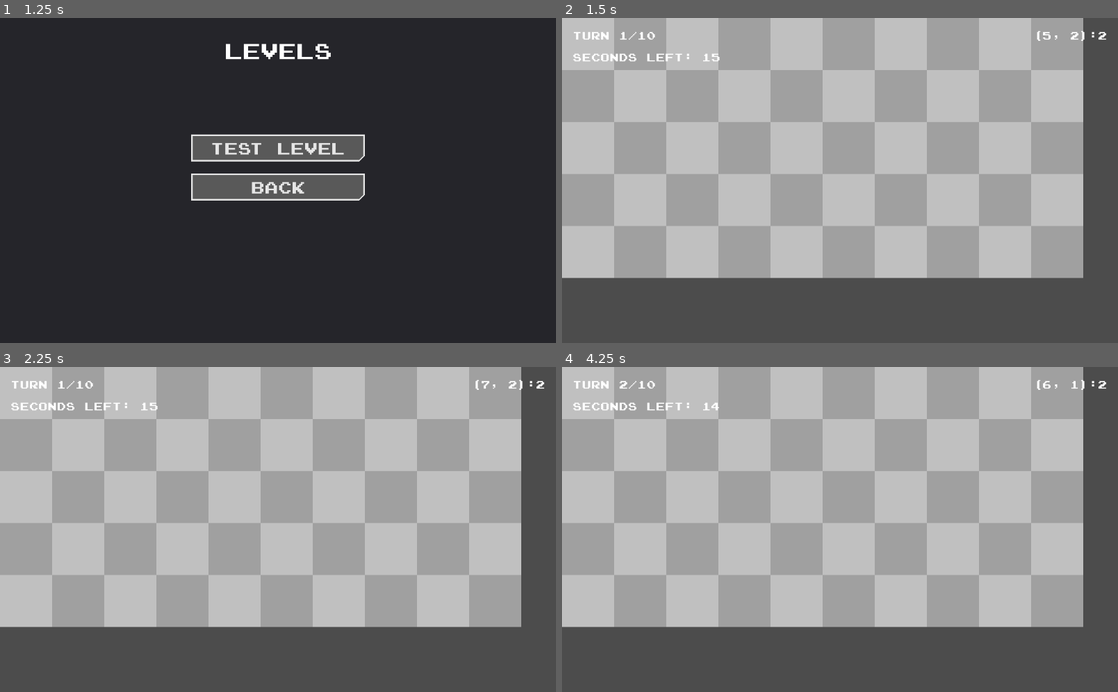
Above: before the commit, frames 1-4 (two rows, left to right).
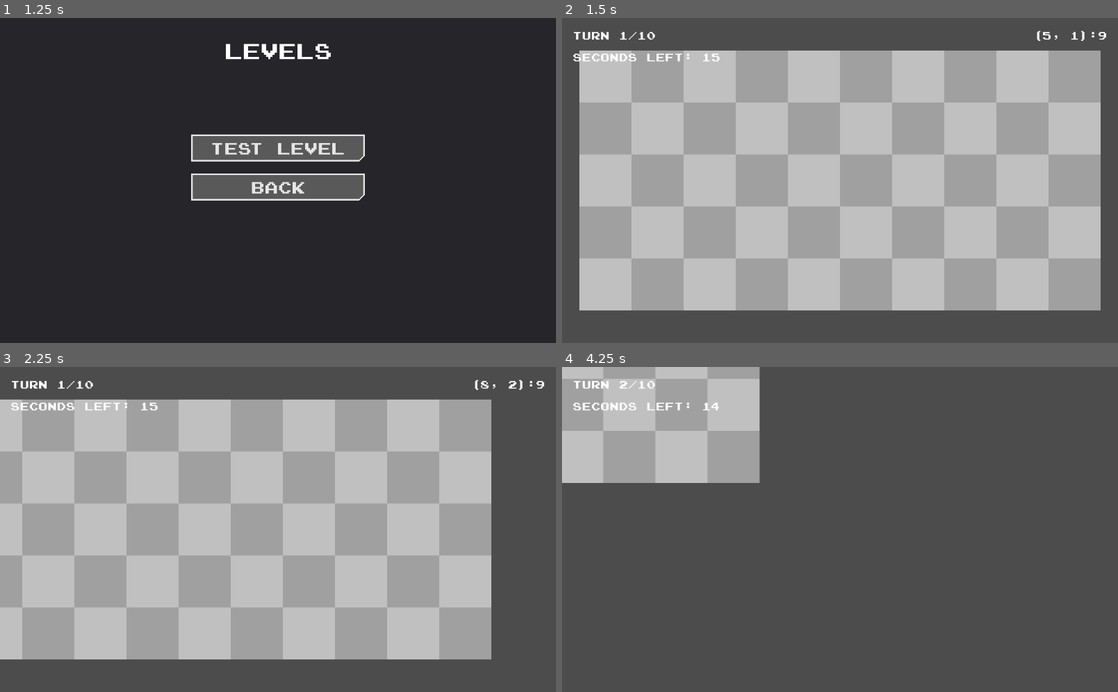
Above: after the commit, the same moments.

Repository: Exospud/Ephemera
Game: Godot game, scene res://screens/title/TitleScreen.tscn
Two runs of this game, one before a commit and one after it. Both use one fixed random seed, a clock stepped at 60 frames per second and the inputs below.
Inputs (mouse positions are in pixels of both pictures, inside the frame that each line leads up to):
- Up to frame 1 (1.25 s): click "Play" at 0.5 s
- Up to frame 2 (1.5 s): click "Test Level" at 1.25 s
- Up to frame 3 (2.25 s): tap Enter (ui_accept) at 2 s; move the mouse to (400, 513) at 2.02 s; hold Right (ui_right) from 2.03 s (still down); hold E (ui_zoom_in, bound only after the commit) from 2.03 s (still down)
- Up to frame 4 (4.25 s): tap Enter (ui_accept) at 2.27, 3.02 s; tap Q (ui_zoom_out, bound only after the commit) at 2.3, 2.85, 3.8 s; move the mouse to (728, 545) at 2.77 s; release Right (ui_right) at 2.78 s; release E (ui_zoom_in, bound only after the commit) at 2.78 s; hold Down (ui_down) 2.78-3.53 s; tap E (ui_zoom_in, bound only after the commit) at 3.05 s; move the mouse to (895, 458) at 3.52 s; hold Right (ui_right) from 3.53 s (still down); hold E (ui_zoom_in, bound only after the commit) from 3.53 s (still down)

Frame 1 is identical in both runs. In frame 2, 56% of the frame differs, in the area x 0-98%, y 0-90%; in frame 3, 52%; in frame 4, 70%, in the area x 0-98%, y 0-81%.

Commit message:
Added custom game camera

Diff:
--- /dev/null
+++ b/game/stage/Camera.gd
@@ -0,0 +1,51 @@
+extends Camera2D
+
+
+export var scroll_speed: float = 250
+
+
+onready var _map : TileMap = $"../Map"
+var _stage_scale := 3.0;
+
+
+## Called when the node enters the scene tree for the first time.
+func _ready():
+	_reset_position()
+	adjust_stage_scale(0)
+
+
+## Called at a constant rate. 'delta' is the elapsed time since the previous frame.
+func _physics_process(delta: float):
+	var scroll_dist := (scroll_speed * delta) / sqrt(_stage_scale)
+
+	if Input.is_action_pressed("ui_left"):
+		position.x -= scroll_dist
+
+	if Input.is_action_pressed("ui_right"):
+		position.x += scroll_dist
+
+	if Input.is_action_pressed("ui_up"):
+		position.y -= scroll_dist
+
+	if Input.is_action_pressed("ui_down"):
+		position.y += scroll_dist
+
+	if Input.is_action_pressed("ui_zoom_in"):
+		adjust_stage_scale(delta)
+
+	if Input.is_action_pressed("ui_zoom_out"):
+		adjust_stage_scale(-delta)
+
+
+## Move the camera's view to the middle of the map
+func _reset_position():
+	var map_size = _map.cell_size * _map.get_used_rect().size
+	print(map_size)
+	position = map_size / 2;
+
+
+## Increases or decreases the camera's zoom factor by the specified amount
+func adjust_stage_scale(value: float):
+	_stage_scale = clamp(_stage_scale + value, 1, 3)
+	var zoom_factor := 1.0/_stage_scale;
+	zoom = Vector2(zoom_factor, zoom_factor)
--- a/game/stage/Map.gd
+++ b/game/stage/Map.gd
@@ -1,9 +1,15 @@
 extends TileMap
+
+
+onready var _camera : Camera2D = $"../Camera"
 
 
 ## Returns the cell the user's mouse is currently hovering over
 func get_mouse_cell() -> Vector2:
-	return world_to_map(get_viewport().get_mouse_position() / 3)
+	var camera_position = _camera.get_camera_position()
+	var mouse_position = get_viewport().get_mouse_position()
+	var mouse_offset = (mouse_position - get_viewport().size / 2) * _camera.zoom
+	return world_to_map(camera_position + mouse_offset)
 
 
 ## Returns true if a non-empty tile exists at the location of the specified cell
--- a/game/stage/Stage.tscn
+++ b/game/stage/Stage.tscn
@@ -1,8 +1,9 @@
-[gd_scene load_steps=4 format=2]
+[gd_scene load_steps=5 format=2]
 
 [ext_resource path="res://assets/tiles/terrain.tres" type="TileSet" id=1]
 [ext_resource path="res://game/stage/Stage.gd" type="Script" id=2]
 [ext_resource path="res://game/stage/Map.gd" type="Script" id=3]
+[ext_resource path="res://game/stage/Camera.gd" type="Script" id=4]
 
 [node name="Stage" type="Node2D"]
 script = ExtResource( 2 )
@@ -11,7 +12,6 @@
 }
 
 [node name="Map" type="TileMap" parent="."]
-scale = Vector2( 3, 3 )
 tile_set = ExtResource( 1 )
 cell_size = Vector2( 32, 32 )
 format = 1
@@ -20,3 +20,7 @@
 __meta__ = {
 "_edit_lock_": true
 }
+
+[node name="Camera" type="Camera2D" parent="."]
+current = true
+script = ExtResource( 4 )
--- a/project.godot
+++ b/project.godot
@@ -30,6 +30,49 @@
 "flags/filter": false
 }
 
+[input]
+
+ui_left={
+"deadzone": 0.5,
+"events": [ Object(InputEventKey,"resource_local_to_scene":false,"resource_name":"","device":0,"alt":false,"shift":false,"control":false,"meta":false,"command":false,"pressed":false,"scancode":16777231,"physical_scancode":0,"unicode":0,"echo":false,"script":null)
+, Object(InputEventJoypadButton,"resource_local_to_scene":false,"resource_name":"","device":0,"button_index":14,"pressure":0.0,"pressed":false,"script":null)
+, Object(InputEventKey,"resource_local_to_scene":false,"resource_name":"","device":0,"alt":false,"shift":false,"control":false,"meta":false,"command":false,"pressed":false,"scancode":65,"physical_scancode":0,"unicode":0,"echo":false,"script":null)
+ ]
+}
+ui_right={
+"deadzone": 0.5,
+"events": [ Object(InputEventKey,"resource_local_to_scene":false,"resource_name":"","device":0,"alt":false,"shift":false,"control":false,"meta":false,"command":false,"pressed":false,"scancode":16777233,"physical_scancode":0,"unicode":0,"echo":false,"script":null)
+, Object(InputEventJoypadButton,"resource_local_to_scene":false,"resource_name":"","device":0,"button_index":15,"pressure":0.0,"pressed":false,"script":null)
+, Object(InputEventKey,"resource_local_to_scene":false,"resource_name":"","device":0,"alt":false,"shift":false,"control":false,"meta":false,"command":false,"pressed":false,"scancode":68,"physical_scancode":0,"unicode":0,"echo":false,"script":null)
+ ]
+}
+ui_up={
+"deadzone": 0.5,
+"events": [ Object(InputEventKey,"resource_local_to_scene":false,"resource_name":"","device":0,"alt":false,"shift":false,"control":false,"meta":false,"command":false,"pressed":false,"scancode":16777232,"physical_scancode":0,"unicode":0,"echo":false,"script":null)
+, Object(InputEventJoypadButton,"resource_local_to_scene":false,"resource_name":"","device":0,"button_index":12,"pressure":0.0,"pressed":false,"script":null)
+, Object(InputEventKey,"resource_local_to_scene":false,"resource_name":"","device":0,"alt":false,"shift":false,"control":false,"meta":false,"command":false,"pressed":false,"scancode":87,"physical_scancode":0,"unicode":0,"echo":false,"script":null)
+ ]
+}
+ui_down={
+"deadzone": 0.5,
+"events": [ Object(InputEventKey,"resource_local_to_scene":false,"resource_name":"","device":0,"alt":false,"shift":false,"control":false,"meta":false,"command":false,"pressed":false,"scancode":16777234,"physical_scancode":0,"unicode":0,"echo":false,"script":null)
+, Object(InputEventJoypadButton,"resource_local_to_scene":false,"resource_name":"","device":0,"button_index":13,"pressure":0.0,"pressed":false,"script":null)
+, Object(InputEventKey,"resource_local_to_scene":false,"resource_name":"","device":0,"alt":false,"shift":false,"control":false,"meta":false,"command":false,"pressed":false,"scancode":83,"physical_scancode":0,"unicode":0,"echo":false,"script":null)
+ ]
+}
+ui_zoom_in={
+"deadzone": 0.5,
+"events": [ Object(InputEventKey,"resource_local_to_scene":false,"resource_name":"","device":0,"alt":false,"shift":false,"control":false,"meta":false,"command":false,"pressed":false,"scancode":69,"physical_scancode":0,"unicode":0,"echo":false,"script":null)
+, Object(InputEventKey,"resource_local_to_scene":false,"resource_name":"","device":0,"alt":false,"shift":false,"control":false,"meta":false,"command":false,"pressed":false,"scancode":46,"physical_scancode":0,"unicode":0,"echo":false,"script":null)
+ ]
+}
+ui_zoom_out={
+"deadzone": 0.5,
+"events": [ Object(InputEventKey,"resource_local_to_scene":false,"resource_name":"","device":0,"alt":false,"shift":false,"control":false,"meta":false,"command":false,"pressed":false,"scancode":81,"physical_scancode":0,"unicode":0,"echo":false,"script":null)
+, Object(InputEventKey,"resource_local_to_scene":false,"resource_name":"","device":0,"alt":false,"shift":false,"control":false,"meta":false,"command":false,"pressed":false,"scancode":44,"physical_scancode":0,"unicode":0,"echo":false,"script":null)
+ ]
+}
+
 [physics]
 
 common/enable_pause_aware_picking=true
@@ -37,6 +80,7 @@
 [rendering]
 
 quality/driver/driver_name="GLES2"
+2d/snapping/use_gpu_pixel_snap=true
 vram_compression/import_etc=true
 vram_compression/import_etc2=false
 environment/default_environment="res://default_env.tres"
